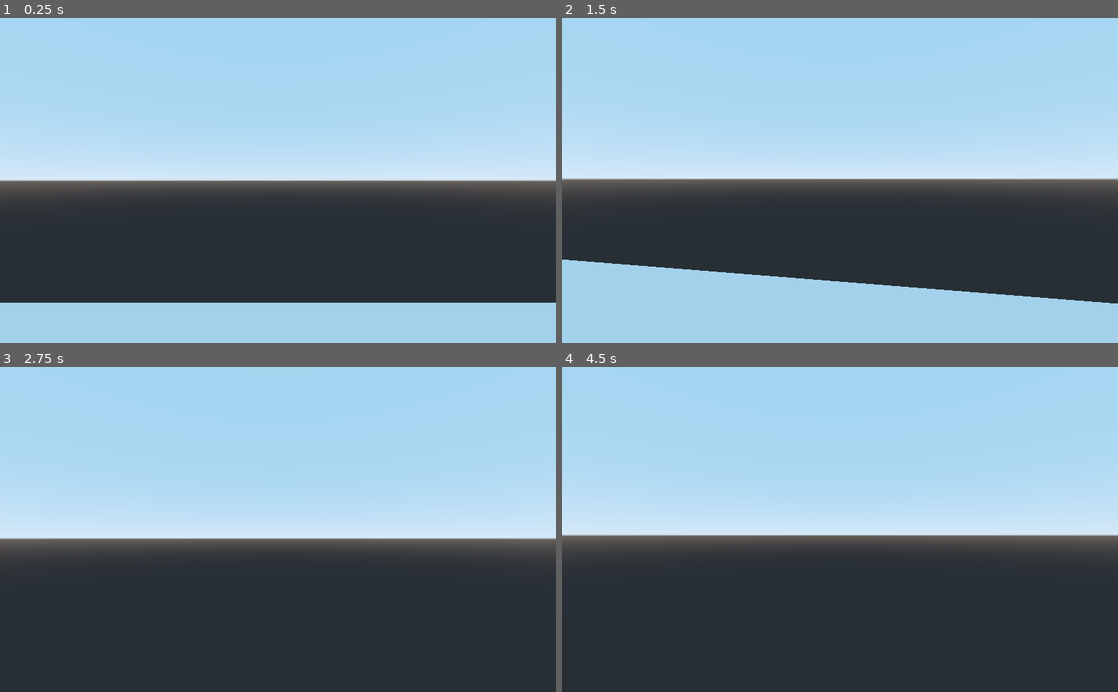
Above: before the commit, frames 1-4 (two rows, left to right).
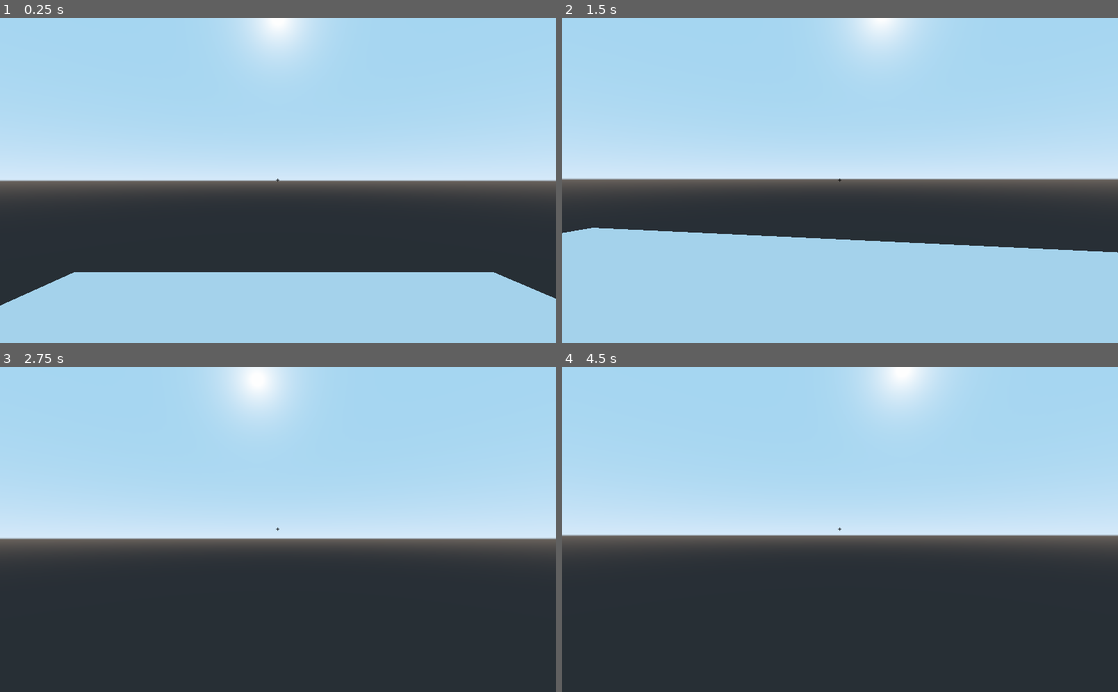
Above: after the commit, the same moments.

Repository: Jonathan-Beale/Collab_FPS
Game: Godot game, scene res://PracticeMap.tscn
Two runs of this game, one before a commit and one after it. Both use one fixed random seed, a clock stepped at 60 frames per second and the inputs below. The project has no main scene, so this scene is started directly.
Inputs (mouse positions are in pixels of both pictures, inside the frame that each line leads up to):
- Up to frame 1 (0.25 s): no input
- Up to frame 2 (1.5 s): move the mouse to (867, 180) at 0.52 s; hold Up (ui_up) from 0.53 s (still down); click (867, 180) at 0.6 s; tap Space (jump) at 0.77 s; move the mouse to (812, 180) at 1.27 s; click (812, 180) at 1.35 s
- Up to frame 3 (2.75 s): keep holding Up (ui_up); tap Space (jump) at 1.52 s; move the mouse to (289, 523) at 2.02 s; click (289, 523) at 2.1 s
- Up to frame 4 (4.5 s): keep holding Up (ui_up); tap Enter at 2.75, 4.25 s; move the mouse to (834, 536) at 2.77 s; click (834, 536) at 2.85 s; tap Space (jump) at 3.02, 3.5, 3.77 s; move the mouse to (878, 532) at 3.52 s; click (878, 532) at 3.6 s; move the mouse to (795, 526) at 4.27 s; click (795, 526) at 4.35 s

The runs differ from the first frame. In frame 1, 9.9% of the frame differs, in the area x 0-100%, y 0-89%; in frame 2, 14%, in the area x 0-100%, y 0-88%; in frame 3, 2.1%; in frame 4, 1.8%.

Commit message:
Shooting, enemies, HUD, fixed looking mechanics
Added basic shooting mechanic
Added enemies
Added a HUD that changes color when an enemy is in range
Fixed looking mechanics, can no longer invert look or do weird sideways thing

Diff:
--- /dev/null
+++ b/Dummy.gd
@@ -0,0 +1,13 @@
+extends KinematicBody
+
+
+export var health = 20
+
+# Called when the node enters the scene tree for the first time.
+func _ready():
+	pass # Replace with function body.
+
+func get_hit(damage):
+	health -= damage
+	if health <= 0:
+		queue_free()
--- /dev/null
+++ b/Dummy.tscn
@@ -0,0 +1,24 @@
+[gd_scene load_steps=5 format=2]
+
+[ext_resource path="res://Dummy.gd" type="Script" id=1]
+
+[sub_resource type="CapsuleShape" id=1]
+
+[sub_resource type="CapsuleMesh" id=2]
+
+[sub_resource type="SpatialMaterial" id=3]
+albedo_color = Color( 1, 0.329412, 0.329412, 1 )
+
+[node name="Dummy" type="KinematicBody" groups=[
+"Enemy",
+]]
+transform = Transform( 1, 0, 0, 0, 1, 0, 0, 0, 1, 0, 1.5, 0 )
+script = ExtResource( 1 )
+
+[node name="CollisionShape" type="CollisionShape" parent="."]
+transform = Transform( 1, 0, 0, 0, -4.37114e-08, 1, 0, -1, -4.37114e-08, 0, 0, 0 )
+shape = SubResource( 1 )
+
+[node name="MeshInstance" type="MeshInstance" parent="CollisionShape"]
+mesh = SubResource( 2 )
+material/0 = SubResource( 3 )
--- /dev/null
+++ b/Global.gd
@@ -0,0 +1,14 @@
+extends Node
+
+var crosshairs = "neutral"
+
+# creates a signal called 'crosshairs_target' which other scripts can detect
+signal crosshairs_target(value)
+
+func _ready():
+	pass # Replace with function body.
+
+func set_crosshairs(value):
+	crosshairs = value
+	# emits the signal to alert the HUD that it should update
+	emit_signal("crosshairs_target", crosshairs)
--- /dev/null
+++ b/Global.tscn
@@ -0,0 +1,6 @@
+[gd_scene load_steps=2 format=2]
+
+[ext_resource path="res://Global.gd" type="Script" id=1]
+
+[node name="Global" type="Node"]
+script = ExtResource( 1 )
--- /dev/null
+++ b/HUD.gd
@@ -0,0 +1,13 @@
+extends Control
+
+onready var cross_hairs = $CrossHairs
+
+func change_sights(value):
+	if value == "enemy":
+		cross_hairs.add_color_override("font_color", Color(255,0,0,255))
+	else:
+		cross_hairs.add_color_override("font_color", Color(255,255,255,255))
+
+func _ready():
+	# basically says 'when Global emits signal x, I will run function y'
+	Global.connect("crosshairs_target", self, "change_sights")
--- /dev/null
+++ b/HUD.tscn
@@ -0,0 +1,22 @@
+[gd_scene load_steps=2 format=2]
+
+[ext_resource path="res://HUD.gd" type="Script" id=1]
+
+[node name="HUD" type="Control"]
+anchor_right = 1.0
+anchor_bottom = 1.0
+script = ExtResource( 1 )
+__meta__ = {
+"_edit_use_anchors_": false
+}
+
+[node name="CrossHairs" type="Label" parent="."]
+margin_right = 1024.0
+margin_bottom = 600.0
+custom_colors/font_color = Color( 0, 0, 0, 1 )
+text = "+"
+align = 1
+valign = 1
+__meta__ = {
+"_edit_use_anchors_": false
+}
--- a/Player.gd
+++ b/Player.gd
@@ -5,12 +5,16 @@
 export var gravity = 10
 export var jump = 7
 export var mouse_sensitivity = 0.2
+export var damage = 10
 var mouse_locked
 var direction = Vector3()
 var velocity = Vector3()
 var fall = Vector3()
+var colliding = false
 
 onready var head = $Head
+onready var aim_cast = $Head/Camera/AimCast
+
 # Called when the node enters the scene tree for the first time.
 func _ready():
 	#locks the mouse to the screen and makes it invisible
@@ -23,10 +27,11 @@
 		rotate_y(deg2rad(-event.relative.x * mouse_sensitivity))
 
 		# rotates head so that body doesn't end up at odd angles
-		head.rotate_x(deg2rad(event.relative.y * mouse_sensitivity))
+		head.rotate_x(deg2rad(-event.relative.y * mouse_sensitivity))
 
 		# so you can't invert your look
-		head.rotation.x = clamp(head.rotation.x, deg2rad(-90), deg2rad(90))
+		head.rotation.x = clamp(head.rotation.x, deg2rad(-80), deg2rad(50))
+
 
 # a _physics_process runs once every 60th of a second precisely, a _process runs
 # 60 times per second, but not necessarily at even intervals. "delta" is the time between
@@ -50,18 +55,37 @@
 	if Input.is_action_just_pressed("jump") and is_on_floor(): # so player cant jump in air
 		fall.y = jump
 
+	# tries to fire the gun on a left-click
+	if Input.is_action_just_pressed("ui_fire"):
+		# makes sure that the aimcast is colliding and that it is hitting an enemy
+		if aim_cast.is_colliding() and aim_cast.get_collider().is_in_group("Enemy"):
+			# tells the target to run a function called 'get_hit' and passes through the
+			# amount of damage
+			aim_cast.get_collider().get_hit(damage)
+
+	# sees if the aimcast is colliding while we weren't previously
+	if aim_cast.is_colliding() and not colliding:
+		# checks if the target is an enemy
+		if aim_cast.get_collider().is_in_group("Enemy"):
+			# updates to say we are colliding, then updates the global variable to say so
+			colliding = true
+			Global.set_crosshairs("enemy")
+	elif aim_cast.is_colliding() == false and colliding:
+		colliding = false
+		Global.set_crosshairs("neutral")
+
 	# is_action_pressed is for seeing if the button is held and re-executing the command
 	if Input.is_action_pressed("ui_down"):
+		direction += transform.basis.z
+
+	if Input.is_action_pressed("ui_up"):
 		direction -= transform.basis.z
 
-	if Input.is_action_pressed("ui_up"):
-		direction += transform.basis.z
-
 	if Input.is_action_pressed("ui_left"):
-		direction += transform.basis.x
+		direction -= transform.basis.x
 
 	if Input.is_action_pressed("ui_right"):
-		direction -= transform.basis.x
+		direction += transform.basis.x
 
 	direction = direction.normalized() # for turning
 	# next two lines for moving smoothly
--- a/Player.tscn
+++ b/Player.tscn
@@ -1,26 +1,41 @@
-[gd_scene load_steps=4 format=2]
+[gd_scene load_steps=6 format=2]
 
 [ext_resource path="res://Player.gd" type="Script" id=1]
 
+[sub_resource type="CapsuleShape" id=1]
+
 [sub_resource type="CapsuleMesh" id=2]
 
-[sub_resource type="CapsuleShape" id=1]
+[sub_resource type="SphereShape" id=3]
+
+[sub_resource type="SphereMesh" id=4]
 
 [node name="Player" type="KinematicBody"]
-transform = Transform( -1, 0, -8.74228e-08, 0, 1, 0, 8.74228e-08, 0, -1, 0, 0, 0 )
 script = ExtResource( 1 )
 
 [node name="Head" type="Spatial" parent="."]
-transform = Transform( 1, 0, 0, 0, 1, 0, 0, 0, 1, 0, 2.98305, 1.15713 )
+transform = Transform( 1, 0, 0, 0, 1, 0, 0, 0, 1, 2.7997e-07, 3.50079, -1.06731 )
 
 [node name="Camera" type="Camera" parent="Head"]
-transform = Transform( -1, 0, -8.74228e-08, 0, 1, 0, 8.74228e-08, 0, -1, 0, 0, 0 )
 
-[node name="MeshInstance" type="MeshInstance" parent="."]
-transform = Transform( 0.9, 0, 0, 0, -3.93403e-08, -0.9, 0, 0.9, -3.93403e-08, 0, 1.5, 0 )
+[node name="AimCast" type="RayCast" parent="Head/Camera"]
+enabled = true
+cast_to = Vector3( 0, 0, -10 )
+
+[node name="BodyShape" type="CollisionShape" parent="."]
+transform = Transform( 1, 7.10543e-15, 0, 2.7953e-22, -1.62921e-07, -1, -7.10543e-15, 1, -1.62921e-07, 0, 1.5, 0 )
+shape = SubResource( 1 )
+
+[node name="BodyMesh" type="MeshInstance" parent="BodyShape"]
+transform = Transform( 0.9, -7.10543e-15, 4.23516e-22, 7.10543e-15, 0.9, 1.07289e-07, -8.47033e-22, -1.07289e-07, 0.9, 0, 0, 0 )
 mesh = SubResource( 2 )
 material/0 = null
 
-[node name="CollisionShape" type="CollisionShape" parent="."]
-transform = Transform( 1, 0, 0, 0, -1.62921e-07, -1, 0, 1, -1.62921e-07, 0, 1.5, 0 )
-shape = SubResource( 1 )
+[node name="HeadShape" type="CollisionShape" parent="."]
+transform = Transform( 0.9, 0, 0, 0, 0.9, 0, 0, 0, 0.9, 0, 3.4088, 0 )
+shape = SubResource( 3 )
+
+[node name="HeadMesh" type="MeshInstance" parent="HeadShape"]
+transform = Transform( 0.888889, 0, 0, 0, 0.888889, 0, 0, 0, 0.888889, 0, -0.00153279, 0 )
+mesh = SubResource( 4 )
+material/0 = null
--- a/PracticeMap.tscn
+++ b/PracticeMap.tscn
@@ -1,6 +1,8 @@
-[gd_scene load_steps=5 format=2]
+[gd_scene load_steps=7 format=2]
 
 [ext_resource path="res://Player.tscn" type="PackedScene" id=1]
+[ext_resource path="res://Dummy.tscn" type="PackedScene" id=2]
+[ext_resource path="res://HUD.tscn" type="PackedScene" id=3]
 
 [sub_resource type="CubeMesh" id=1]
 
@@ -27,3 +29,8 @@
 transform = Transform( 1, 0, 0, 0, 1, 0, 0, 0, 1, 16.8005, 2.15858, 0 )
 mesh = SubResource( 3 )
 material/0 = null
+
+[node name="Dummy" parent="." instance=ExtResource( 2 )]
+transform = Transform( 1, 0, 0, 0, 1, 0, 0, 0, 1, 12, 2.5, 6 )
+
+[node name="HUD" parent="." instance=ExtResource( 3 )]
--- a/project.godot
+++ b/project.godot
@@ -17,6 +17,10 @@
 
 config/name="Collab_FPS"
 config/icon="res://icon.png"
+
+[autoload]
+
+Global="*res://Global.gd"
 
 [input]
 
@@ -53,6 +57,11 @@
 "events": [ Object(InputEventKey,"resource_local_to_scene":false,"resource_name":"","device":0,"alt":false,"shift":false,"control":false,"meta":false,"command":false,"pressed":false,"scancode":32,"unicode":0,"echo":false,"script":null)
  ]
 }
+ui_fire={
+"deadzone": 0.5,
+"events": [ Object(InputEventMouseButton,"resource_local_to_scene":false,"resource_name":"","device":0,"alt":false,"shift":false,"control":false,"meta":false,"command":false,"button_mask":0,"position":Vector2( 0, 0 ),"global_position":Vector2( 0, 0 ),"factor":1.0,"button_index":1,"pressed":false,"doubleclick":false,"script":null)
+ ]
+}
 
 [rendering]
 
